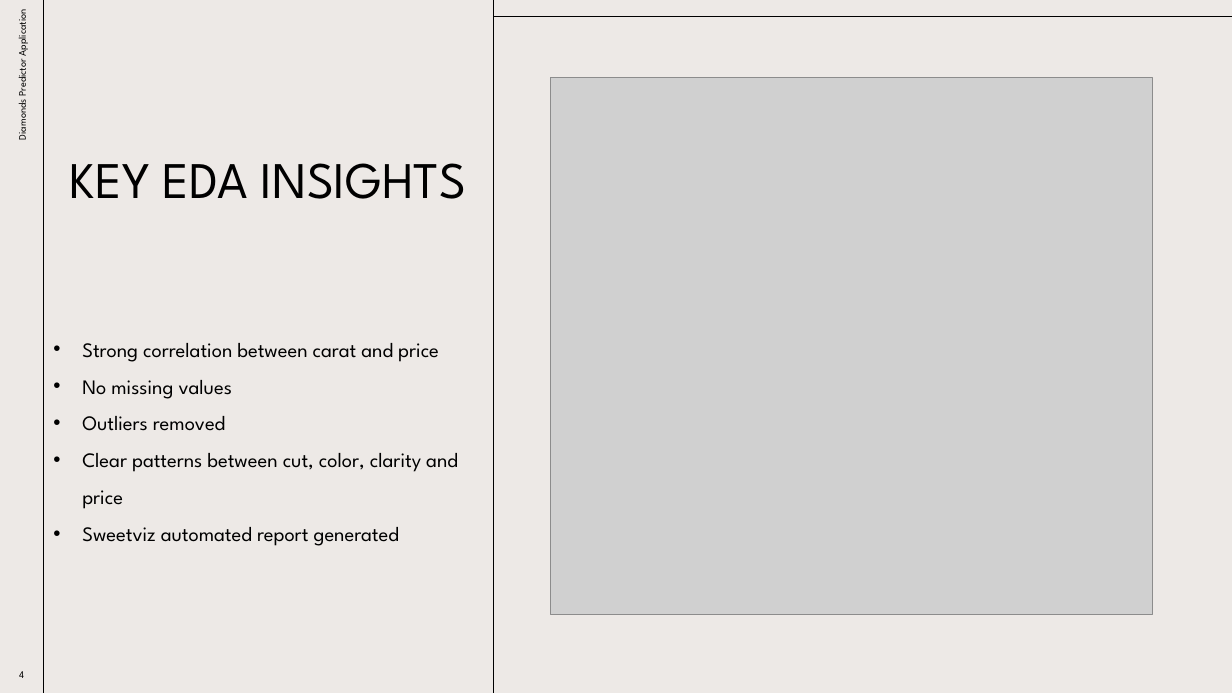
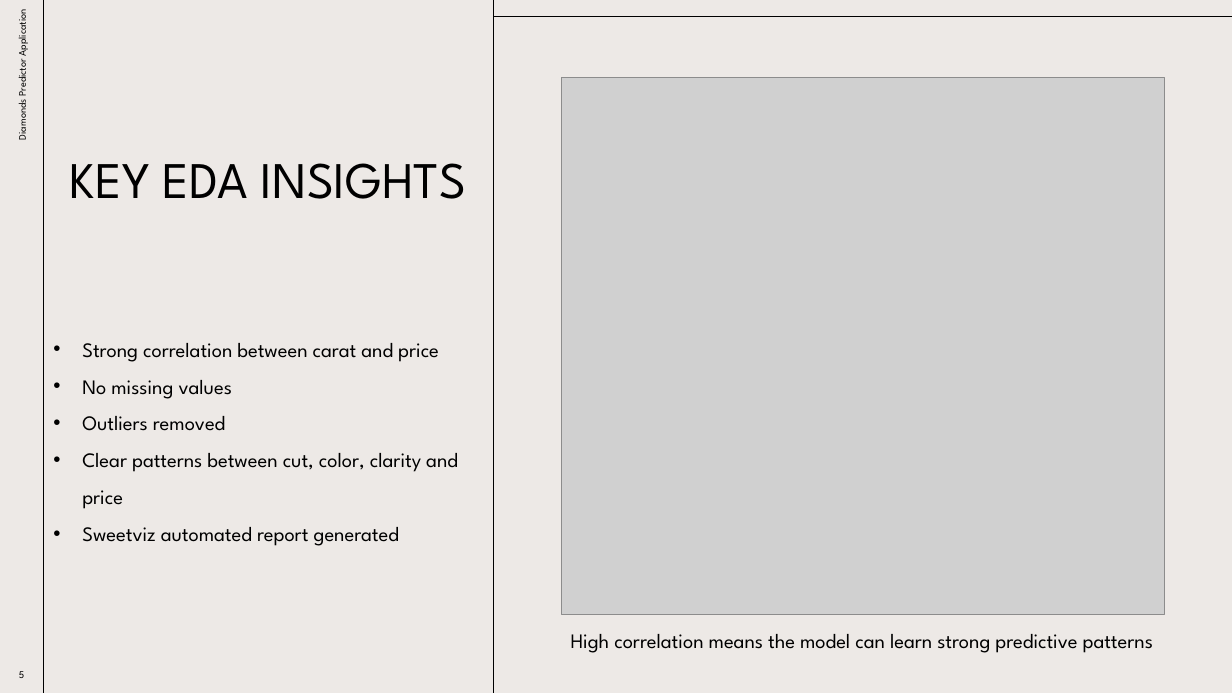
Before and after one commit to Saadehsan-9191/Machine-Learning-Projects, a slide deck: slide 5 of Multi - Diamonds price predictor/Diamonds Predictor Application.pptx (slide 4 before the commit). Drawn at 1232x693 pixels with LibreOffice and Linux fonts; fonts in the diff are those of the drawing; grey boxes stand for pictures. Boxes give left, top, right and bottom in pixels: in the first picture for what was removed or moved away, otherwise in the second. Text is boxed around its words. In the diff, an @@ line names an element or a change of style, - is before the commit and + after.

```diff
--- a/Multi - Diamonds price predictor/Diamonds Predictor Application.pptx
+++ b/Multi - Diamonds price predictor/Diamonds Predictor Application.pptx
@@ picture: place and size @@
-picture at (551,78,1153,615)
+picture at (562,78,1165,615)
@@ text added at (571,634,1153,653), 16 pt, text #000000 @@
+High correlation means the model can learn strong predictive patterns
@@ page number at (19,671,24,678): text changed @@
-4
+5
```
Also in this commit, not shown: 4 other slides changed, 1 slide added, 1 other file.
